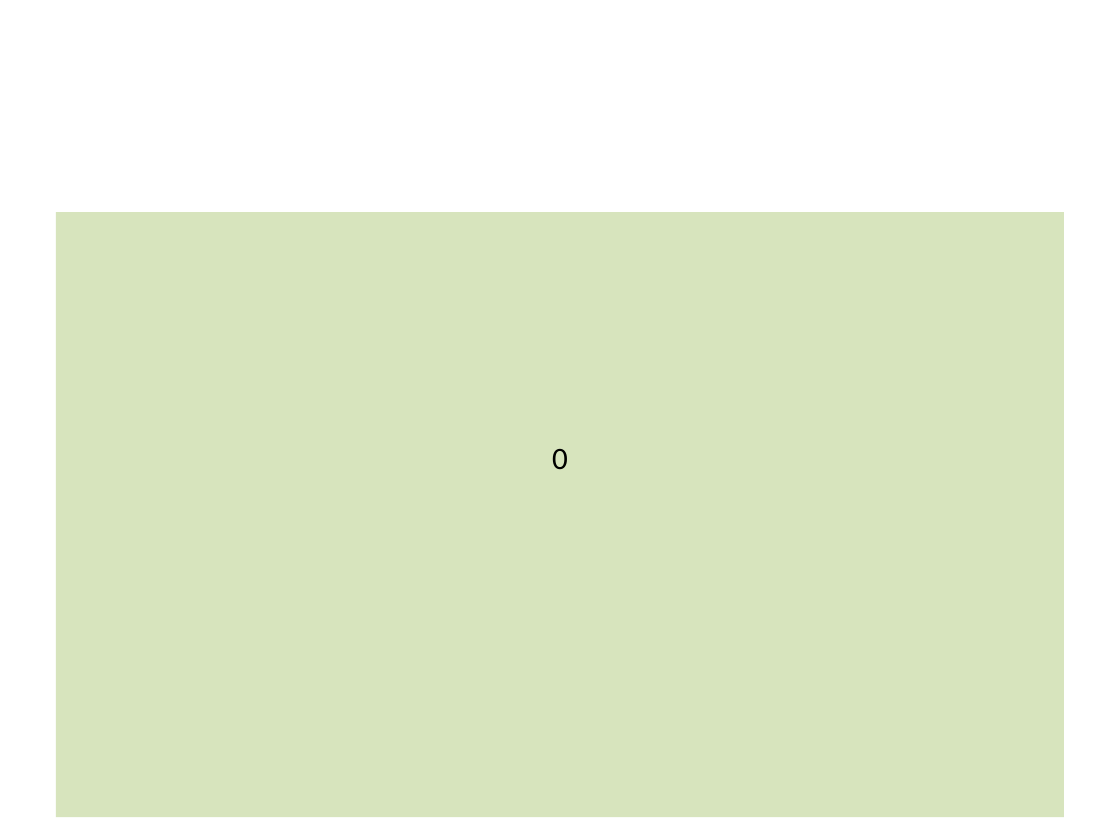
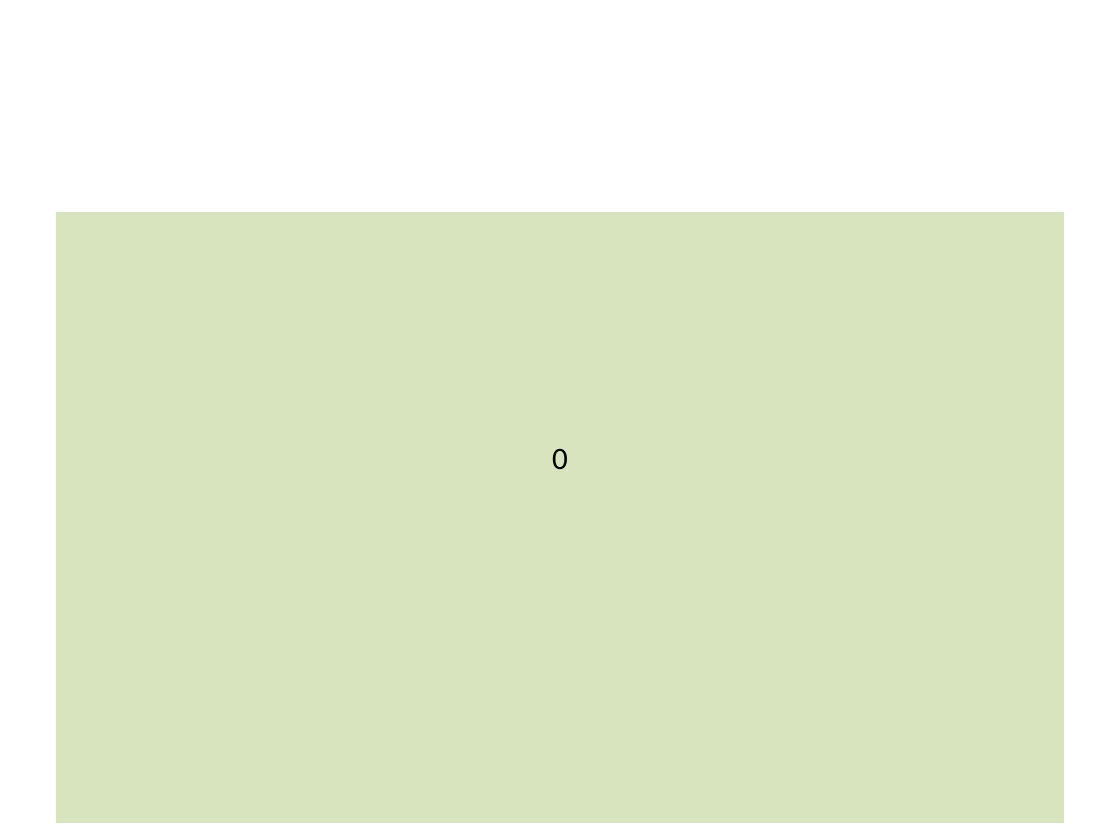
Before and after one commit to NerdyVisky/pptGEN, a slide deck: slide 2 of code/assets/layouts/layouts.pptx. Drawn at 1120x840 pixels with LibreOffice and Linux fonts; fonts in the diff are those of the drawing. Boxes give left, top, right and bottom in pixels: in the first picture for what was removed or moved away, otherwise in the second. Text is boxed around its words. In the diff, an @@ line names an element or a change of style, - is before the commit and + after.

```diff
--- a/code/assets/layouts/layouts.pptx
+++ b/code/assets/layouts/layouts.pptx
@@ rectangle "0": place and size @@
-rectangle "0" at (56,212,1064,816)
+rectangle "0" at (56,212,1064,822)
```
Also in this commit, not shown: 1 other slide changed, 2 slides added, 14 other files.
